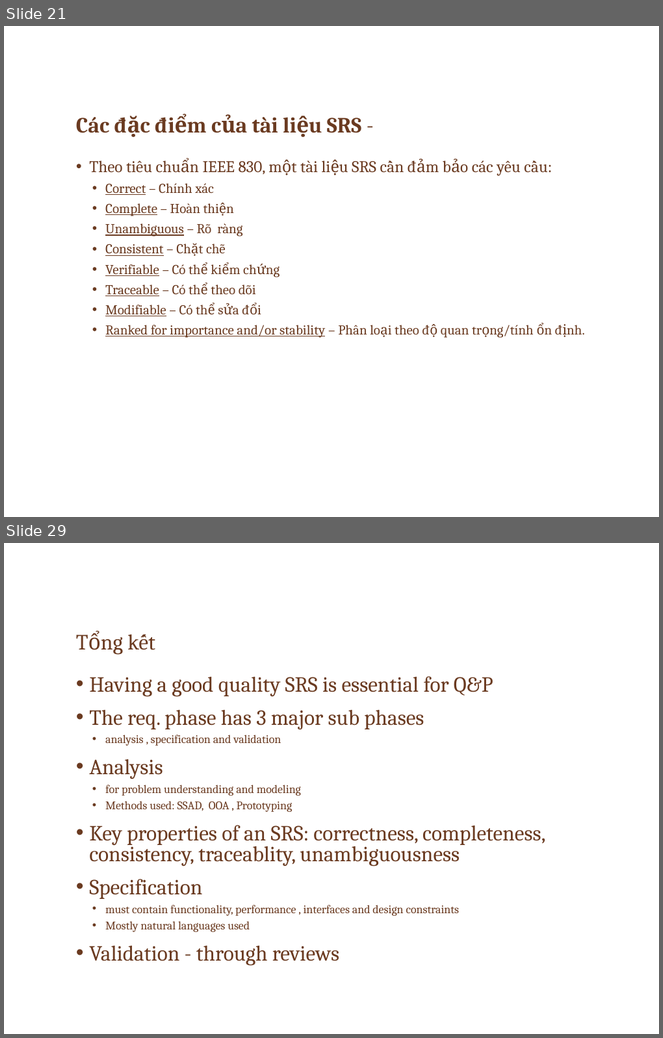
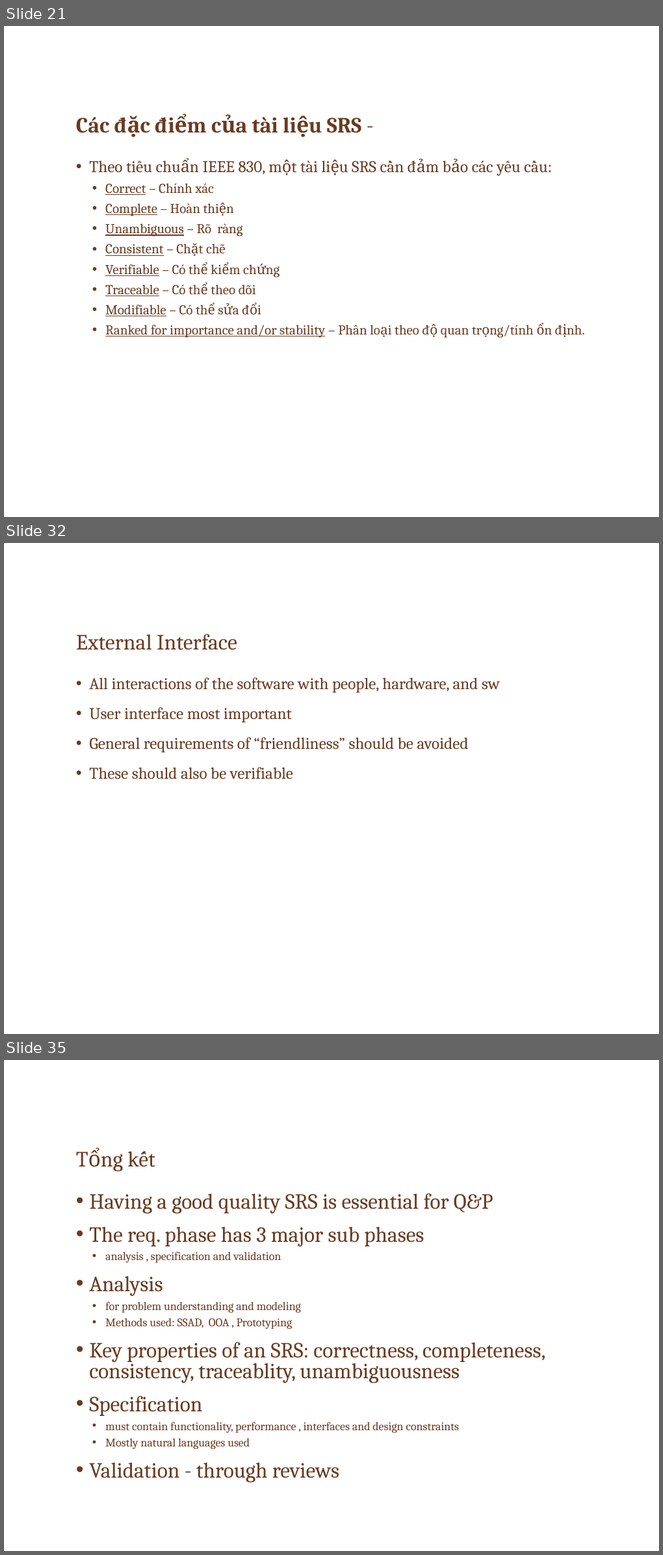
Before and after one commit to ChrisJamison/seminar_cnpm, a slide deck: Seminar/Software Requirement.pptx. Shown one above the other, each under a label of ours: slides 21 and 29 before the commit, slides 21, 32 and 35 after it; the slides between them are not shown. The pictures are 663x1038 and 663x1555 pixels, drawn with LibreOffice and Linux fonts; fonts in the diff are those of the drawing; background and template pictures are left out. Boxes give left, top, right and bottom in pixels: in the first picture for what was removed or moved away, otherwise in the second. Text is boxed around its words. In the diff, an @@ line names an element or a change of style, - is before the commit and + after.

```diff
--- a/Seminar/Software Requirement.pptx
+++ b/Seminar/Software Requirement.pptx
@@ slide 32 added at (4,543,659,1034), background picture (left out) @@
@@ title added at (76,634,237,650), 24 pt, text #6A3A20 @@
+External Interface
@@ text added at (89,678,500,779), 18 pt, text #6A3A20 @@
+• All interactions of the software with people, hardware, and sw
+• User interface most important
+• General requirements of “friendliness” should be avoided
+• These should also be verifiable
@@ what was slide 29 is now slide 35 @@
```
Also in this commit, not shown: 5 slides changed, 7 other slides added, 2 slides removed.
